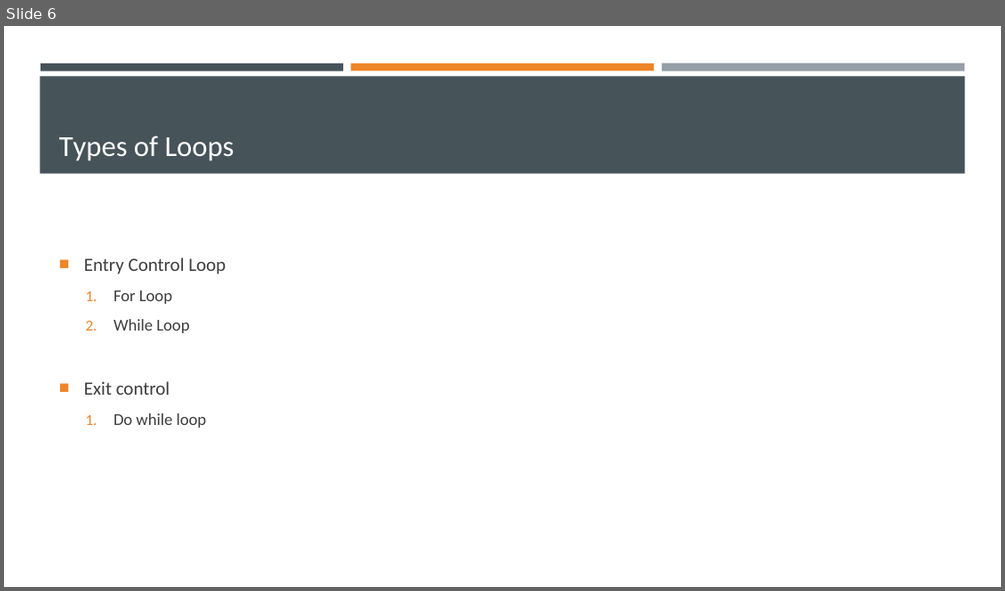
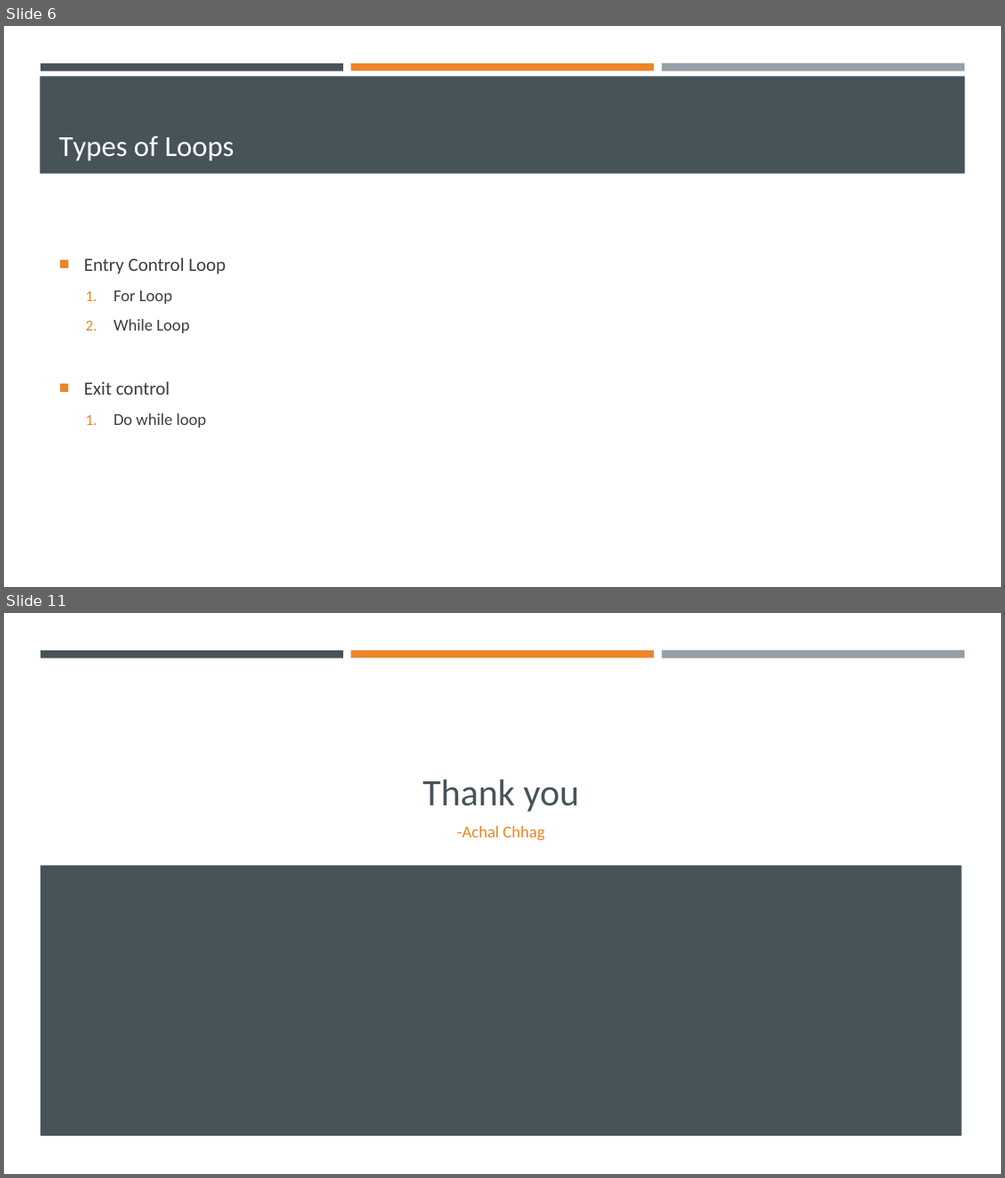
Before and after one commit to achalchhag/assignment, a slide deck: SOFTSKILL/Softskills - Building Corporate Culture/C language.pptx. Shown one above the other, each under a label of ours: slide 6 before the commit, slides 6 and 11 after it; the slides between them are not shown. The pictures are 1005x591 and 1005x1178 pixels, drawn with LibreOffice and Linux fonts; fonts in the diff are those of the drawing. Boxes give left, top, right and bottom in pixels: in the first picture for what was removed or moved away, otherwise in the second. Text is boxed around its words. In the diff, an @@ line names an element or a change of style, - is before the commit and + after.

```diff
--- a/SOFTSKILL/Softskills - Building Corporate Culture/C language.pptx
+++ b/SOFTSKILL/Softskills - Building Corporate Culture/C language.pptx
@@ slide 11 added at (x1=4, y1=613, x2=1001, y2=1174), background #FFFFFF; not listed: 3 template elements that a slide beside it also shows @@
@@ title added at (x1=422, y1=779, x2=580, y2=811), 36 pt, text #465359 @@
+Thank you
@@ subtitle added at (x1=457, y1=826, x2=544, y2=840), 16 pt, text #ED8428 @@
+-Achal Chhag
@@ rectangle added at (x1=40, y1=865, x2=962, y2=1135), fill #465359 @@
```
Also in this commit, not shown: 4 other slides added, 1 slide removed, 2 other files.
